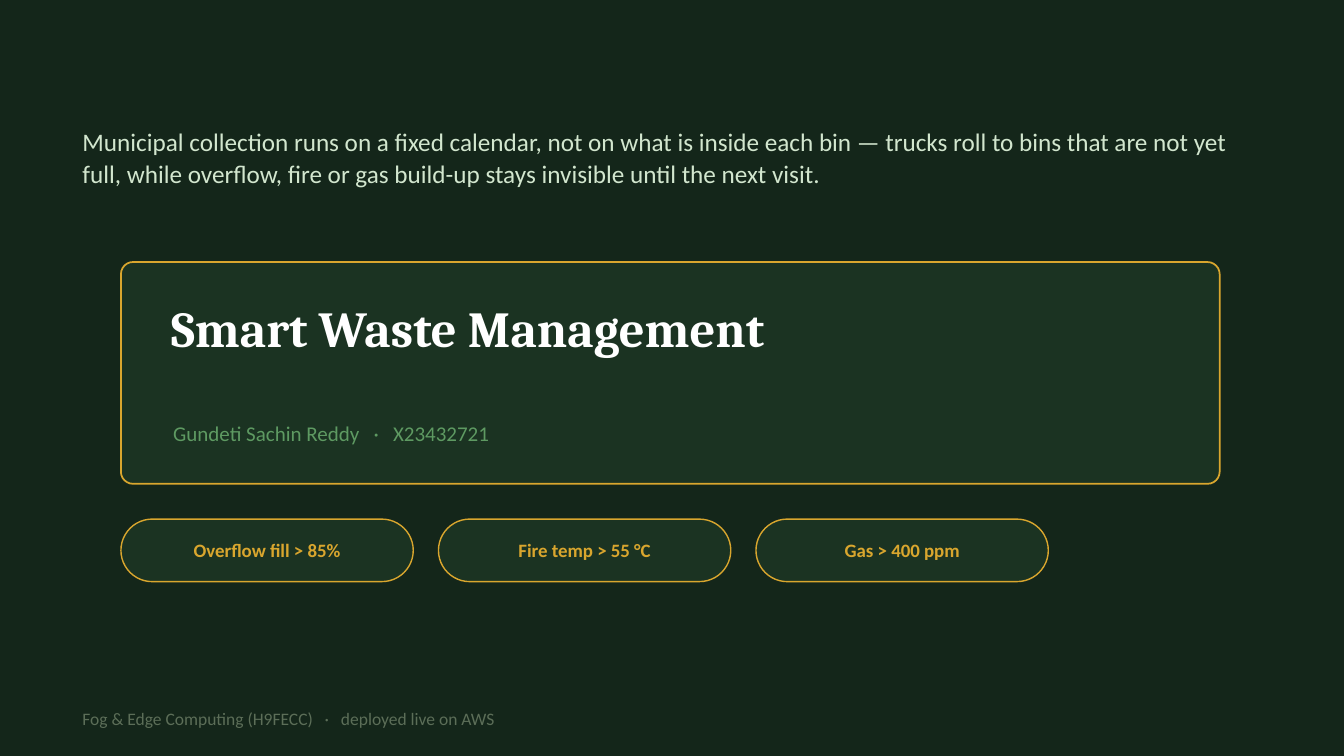
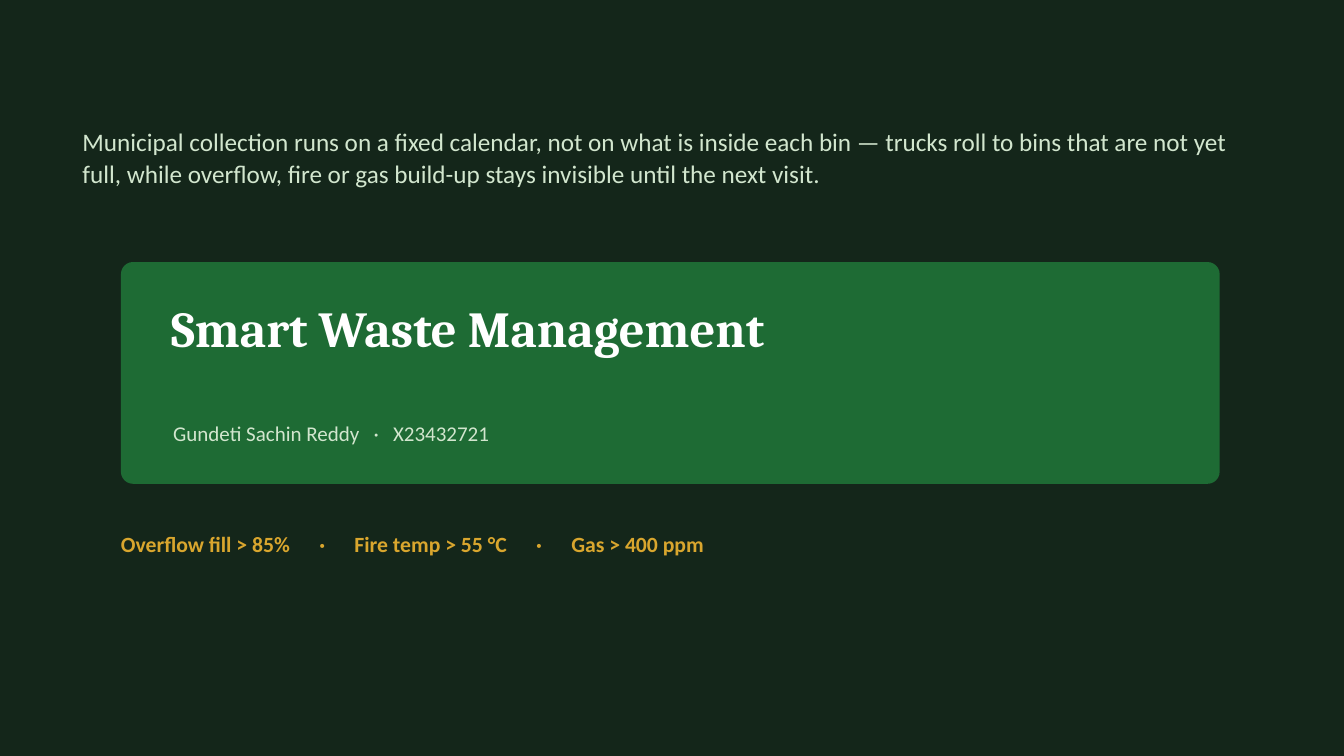
Before and after one commit to valletivarish/FEC_version_2, a slide deck: slide 1 of ppt/GundetiSachinReddy_X23432721_smart-waste-management.pptx. Drawn at 1344x756 pixels with LibreOffice and Linux fonts; fonts in the diff are those of the drawing. Boxes give left, top, right and bottom in pixels: in the first picture for what was removed or moved away, otherwise in the second. Text is boxed around its words. In the diff, an @@ line names an element or a change of style, - is before the commit and + after.

Commit message:
Vary the cover text/theme so title slides stop looking alike
The covers shared a dark theme, identical amber pill chips, and an identical
footer line -- so they read as one template. Now: removed the repeated footer
(the brief's slide-1 spec is only project name + name + one-line problem); mixed
light and dark cover themes (8 light / 18 dark); and gave the motivation cues
four interchangeable styles (outlined pills / solid chips / inline tag line /
stat-square markers) with per-deck accent colours. Accent TEXT is forced bright
on dark and dark-green on light for guaranteed contrast. All 26 validate and
render clean; 52 files re-staged in tmp/.

```diff
--- a/ppt/GundetiSachinReddy_X23432721_smart-waste-management.pptx
+++ b/ppt/GundetiSachinReddy_X23432721_smart-waste-management.pptx
@@ rounded rectangle at [121,262,1220,484]: fill #1B3322 to #1E6B34; outline #D9A62E 1.25 pt to none @@
@@ text "Gundeti Sachin Reddy · X23432721" at [173,426,489,445]: text colour #5E9A62 to #D2E6CE @@
@@ text at [121,536,704,556]: text changed; size 13.5 to 15.5 pt @@
-Fire temp > 55 °C
+Overflow fill > 85% · Fire temp > 55 °C · Gas > 400 ppm
@@ rounded rectangle removed at [121,519,413,582] @@
@@ rounded rectangle removed at [439,519,731,582] @@
@@ rounded rectangle removed at [756,519,1049,582] @@
@@ text removed at [194,543,341,557] @@
-Overflow fill > 85%
@@ text removed at [845,544,960,560] @@
-Gas > 400 ppm
@@ text removed at [82,713,494,728] @@
-Fog & Edge Computing (H9FECC) · deployed live on AWS
```
Also in this commit, not shown: 25 other files.
